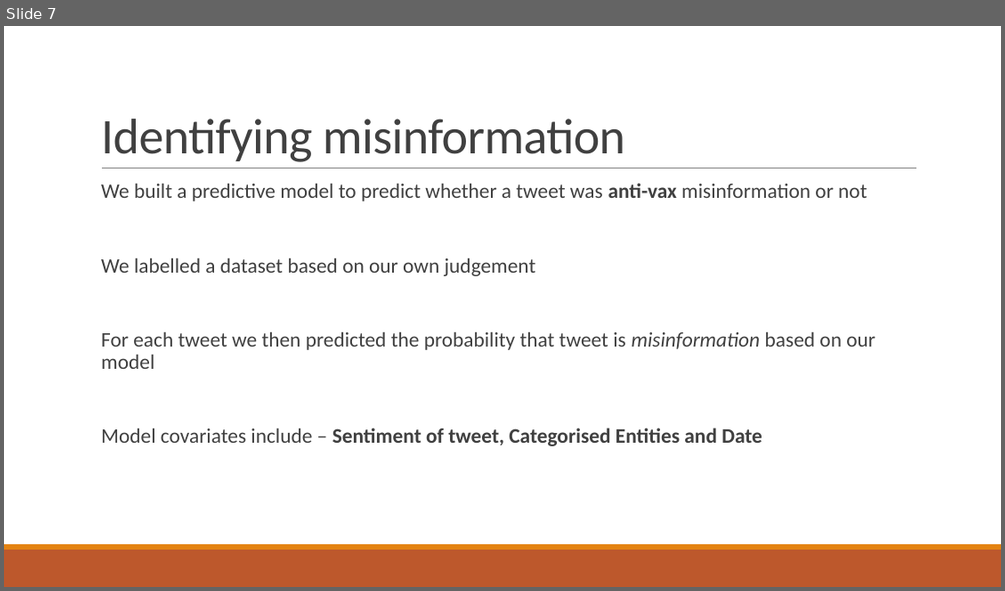
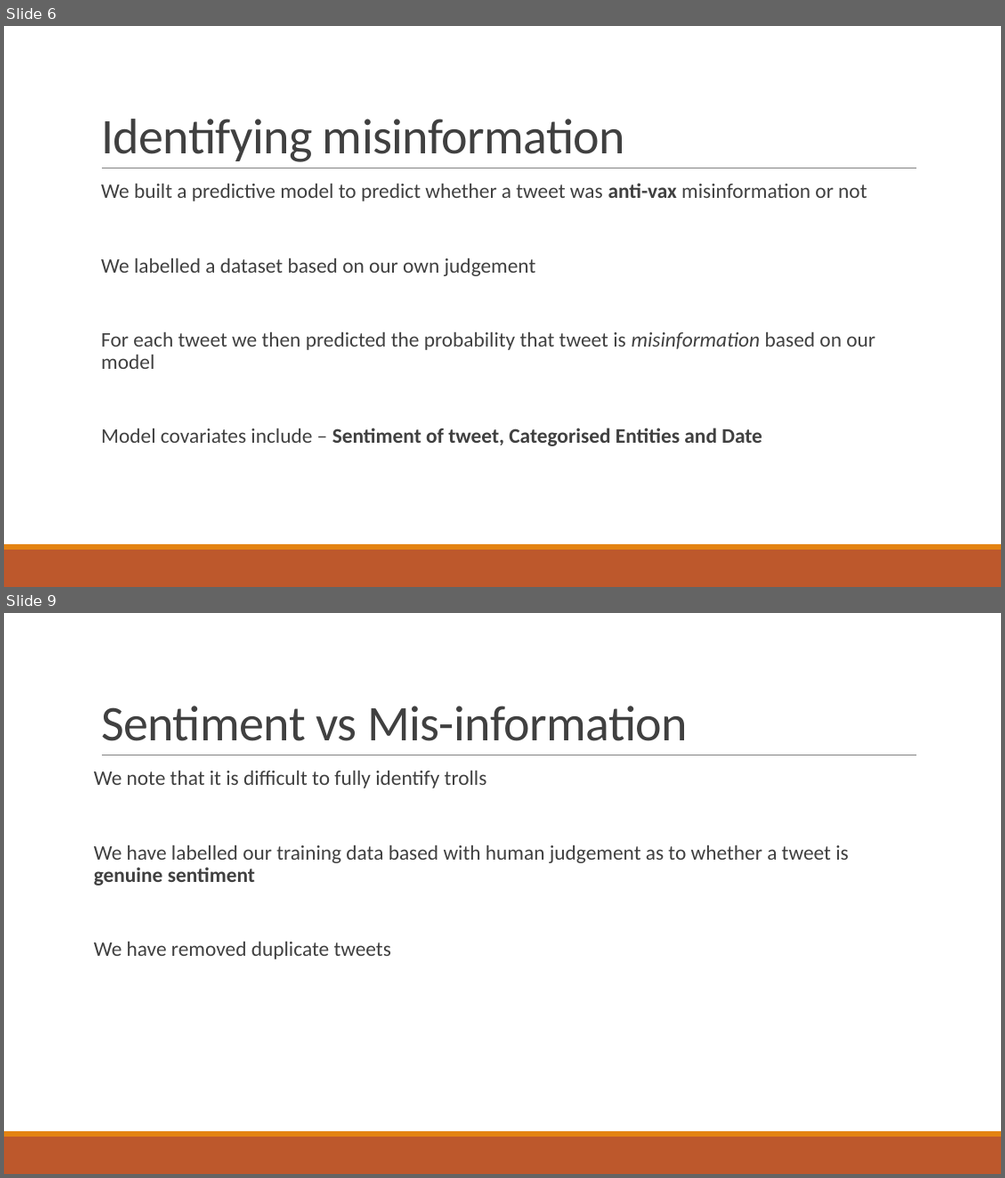
Before and after one commit to WellcomeIdeathon2023/The_Social_Scientists, a slide deck: Powerpoint presentation.pptx. Shown one above the other, each under a label of ours: slide 7 before the commit, slides 6 and 9 after it; the slides between them are not shown. The pictures are 1005x591 and 1005x1178 pixels, drawn with LibreOffice and Linux fonts; fonts in the diff are those of the drawing. Boxes give left, top, right and bottom in pixels: in the first picture for what was removed or moved away, otherwise in the second. Text is boxed around its words. In the diff, an @@ line names an element or a change of style, - is before the commit and + after.

Commit message:
Simulated Data

```diff
--- a/Powerpoint presentation.pptx
+++ b/Powerpoint presentation.pptx
@@ slide 9 added at [4,613,1001,1174], background #FFFFFF; not listed: 3 template elements that a slide beside it also shows @@
@@ title added at [101,706,688,741], 48 pt, text #404040 @@
+Sentiment vs Mis-information
@@ text added at [94,771,848,959], 20 pt, text #404040 @@
+We note that it is difficult to fully identify trolls
+We have labelled our training data based with human judgement as to whether a tweet is genuine sentiment
+We have removed duplicate tweets
@@ what was slide 7 is now slide 6 @@
```
Also in this commit, not shown: 3 other slides added, 3 slides removed, 3 other files.
